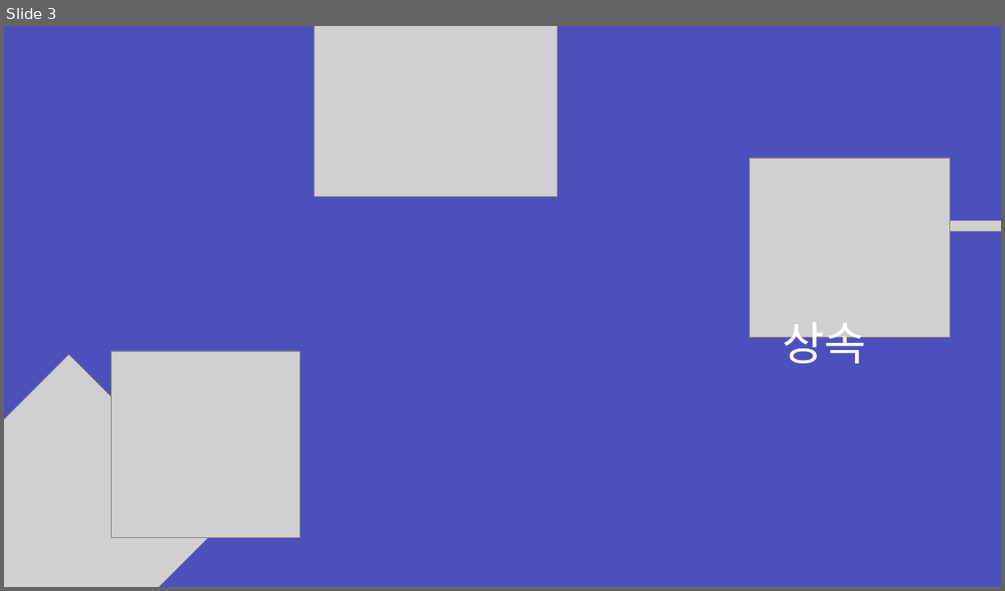
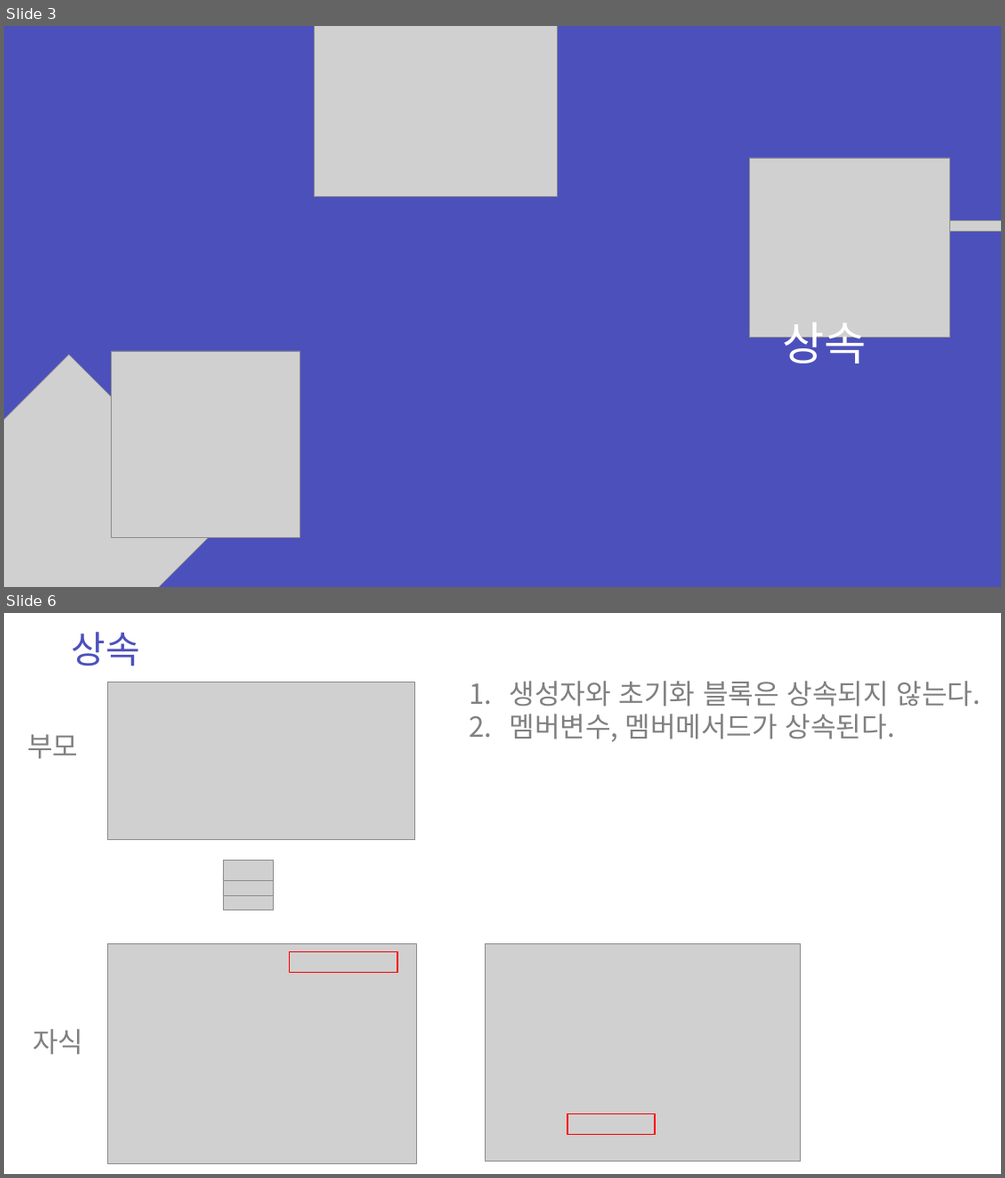
Before and after one commit to zest132/JavaLecture, a slide deck: JavaLecture/LectureFile/java 9강.pptx. Shown one above the other, each under a label of ours: slide 3 before the commit, slides 3 and 6 after it; the slides between them are not shown. The pictures are 1005x591 and 1005x1178 pixels, drawn with LibreOffice and Linux fonts; fonts in the diff are those of the drawing; grey boxes stand for pictures. Boxes give left, top, right and bottom in pixels: in the first picture for what was removed or moved away, otherwise in the second. Text is boxed around its words. In the diff, an @@ line names an element or a change of style, - is before the commit and + after.

```diff
--- a/JavaLecture/LectureFile/java 9강.pptx
+++ b/JavaLecture/LectureFile/java 9강.pptx
@@ slide 6 added at [4,613,1001,1174], background #FFFFFF @@
@@ text added at [71,632,139,666], 54 pt, text #4C50BC @@
+상속
@@ picture added at [107,682,414,840] @@
@@ text added at [510,681,981,742], 40 pt, text #808080 @@
+1. 생성자와 초기화 블록은 상속되지 않는다.
+2. 멤버변수, 멤버메서드가 상속된다.
@@ text added at [27,734,78,759], 40 pt, text #808080 @@
+부모
@@ picture added at [223,876,273,895] @@
@@ picture added at [223,860,273,880] @@
@@ picture added at [223,890,273,910] @@
@@ picture added at [107,943,417,1163] @@
@@ rectangle added at [289,951,397,973], outline #FF0000 2 pt @@
@@ picture added at [485,943,801,1160] @@
@@ text added at [32,1029,83,1054], 40 pt, text #808080 @@
+자식
@@ rectangle added at [567,1113,655,1135], outline #FF0000 2 pt @@
```
Also in this commit, not shown: 1 slide changed, 42 other slides added, 24 slides removed, 7 other files.
